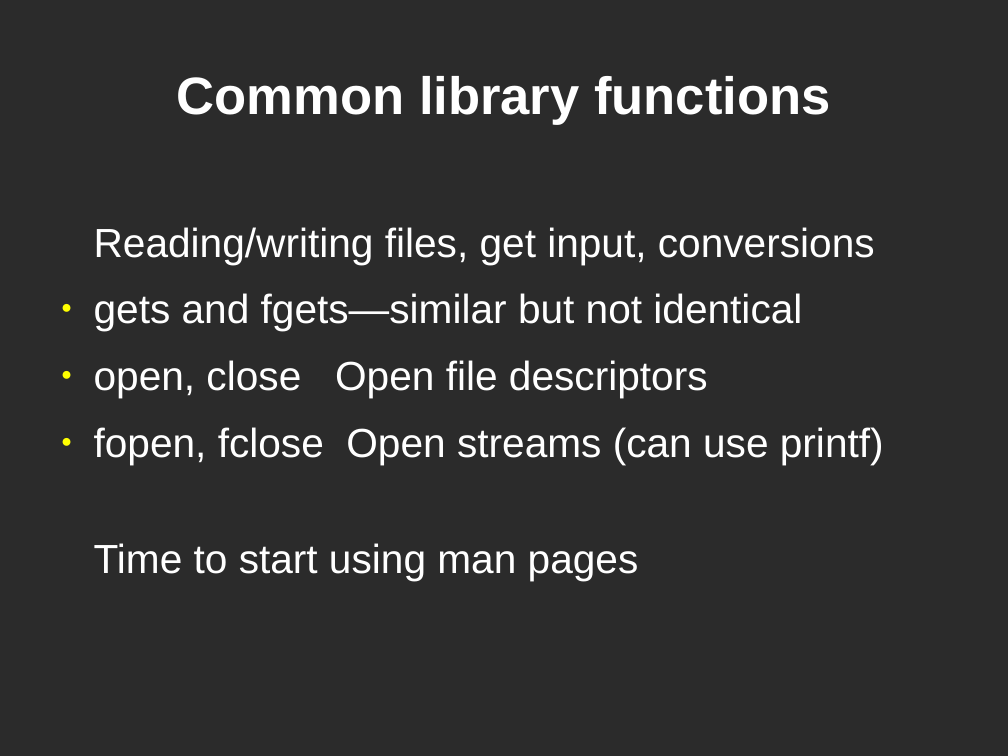
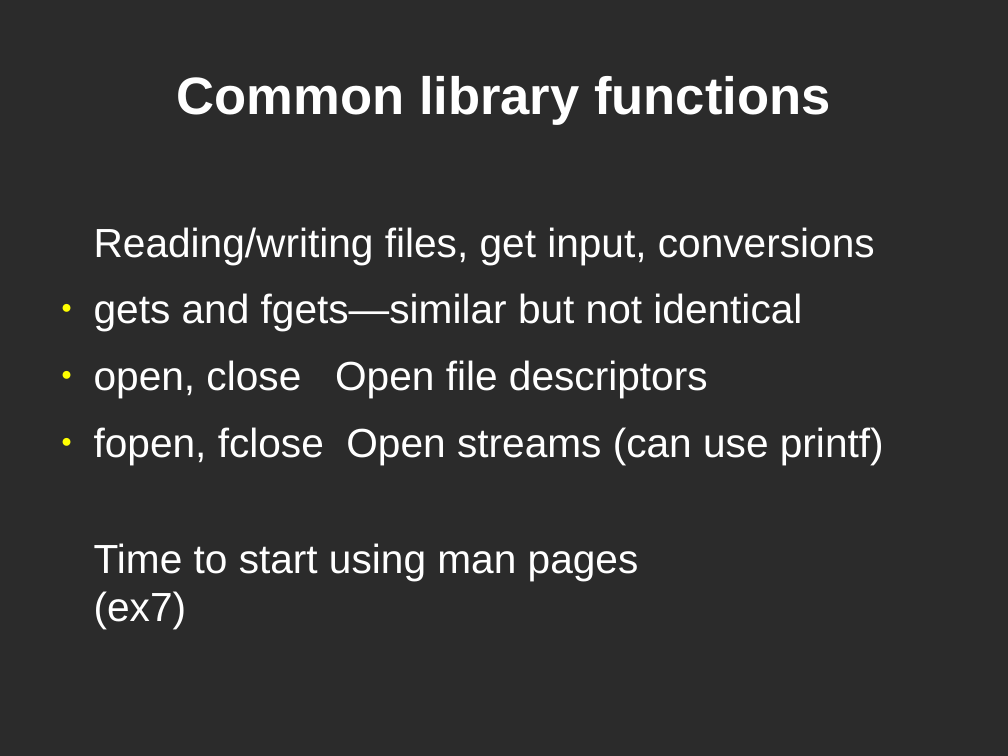
Before and after one commit to dklamet/class, a slide deck: slide 9 of docs/class2.odp. Drawn at 1008x756 pixels with LibreOffice and Linux fonts; fonts in the diff are those of the drawing; background and template pictures are left out; a plain dark background stands for a picture behind light text. Boxes give left, top, right and bottom in pixels: in the first picture for what was removed or moved away, otherwise in the second. Text is boxed around its words. In the diff, an @@ line names an element or a change of style, - is before the commit and + after.

```diff
--- a/docs/class2.odp
+++ b/docs/class2.odp
@@ text at (94, 543, 639, 629): text changed @@
-Time to start using man pages
+Time to start using man pages
+(ex7)
```
Also in this commit, not shown: 1 other slide changed, 3 slides added, 6 other files.
